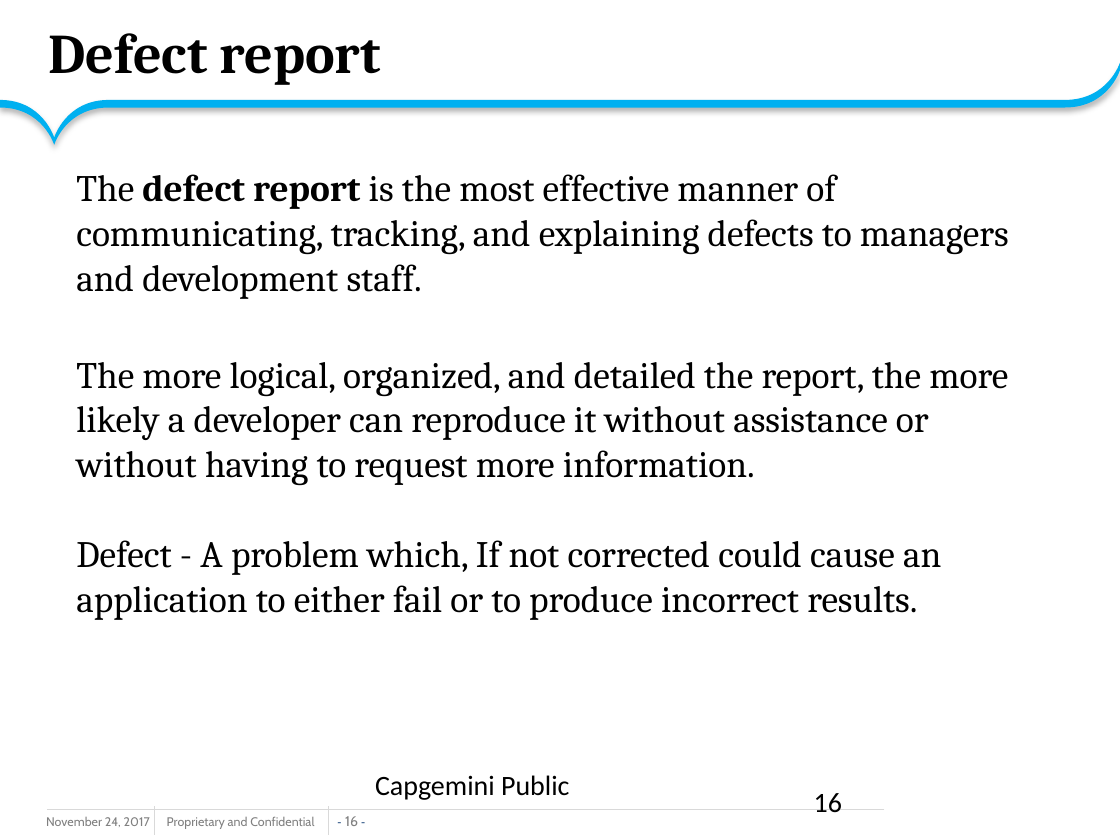
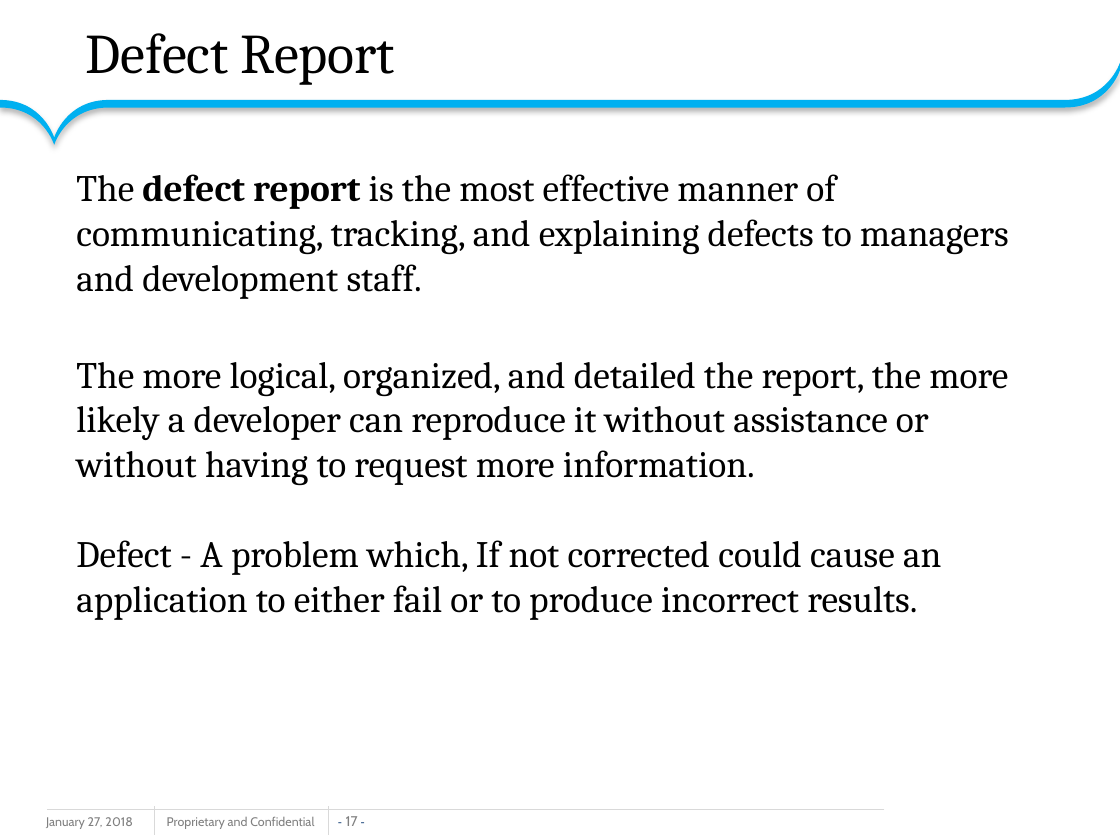
Before and after one commit to amolhadkar71/sssssssss, a slide deck: slide 17 of GroupB_HBMS_ppt.pptx (slide 16 before the commit). Drawn at 1120x840 pixels with LibreOffice and Linux fonts; fonts in the diff are those of the drawing; background and template pictures are left out. Boxes give left, top, right and bottom in pixels: in the first picture for what was removed or moved away, otherwise in the second. Text is boxed around its words. In the diff, an @@ line names an element or a change of style, - is before the commit and + after.

```diff
--- a/GroupB_HBMS_ppt.pptx
+++ b/GroupB_HBMS_ppt.pptx
@@ title at <box>86,33,395,85</box>: text changed; bold off @@
-Defect report
+Defect Report
@@ text removed at <box>375,775,569,800</box> @@
-Capgemini Public
@@ page number removed at <box>814,793,842,813</box> @@
-16
@@ text at <box>46,817,132,829</box>: text changed @@
-November 24, 2017
+January 27, 2018
@@ page number at <box>346,816,358,826</box>: text changed @@
-- 16 -
+- 17 -
```
Also in this commit, not shown: 12 other slides changed, 13 slides added, 9 slides removed.
